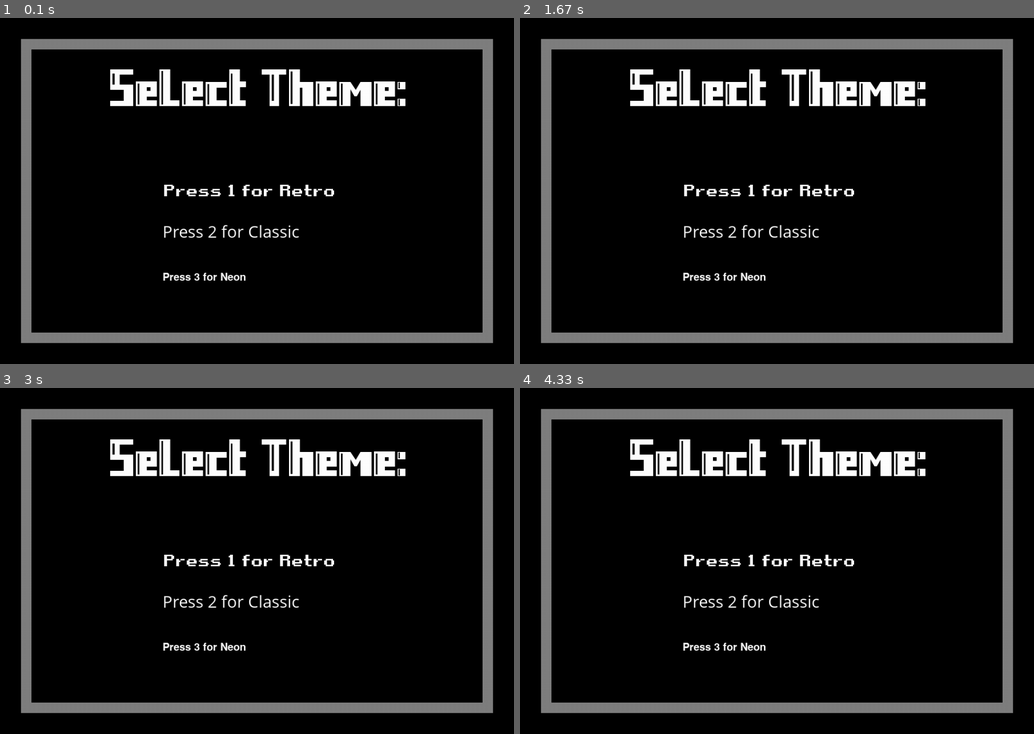
Above: before the commit, frames 1-4 (two rows, left to right).
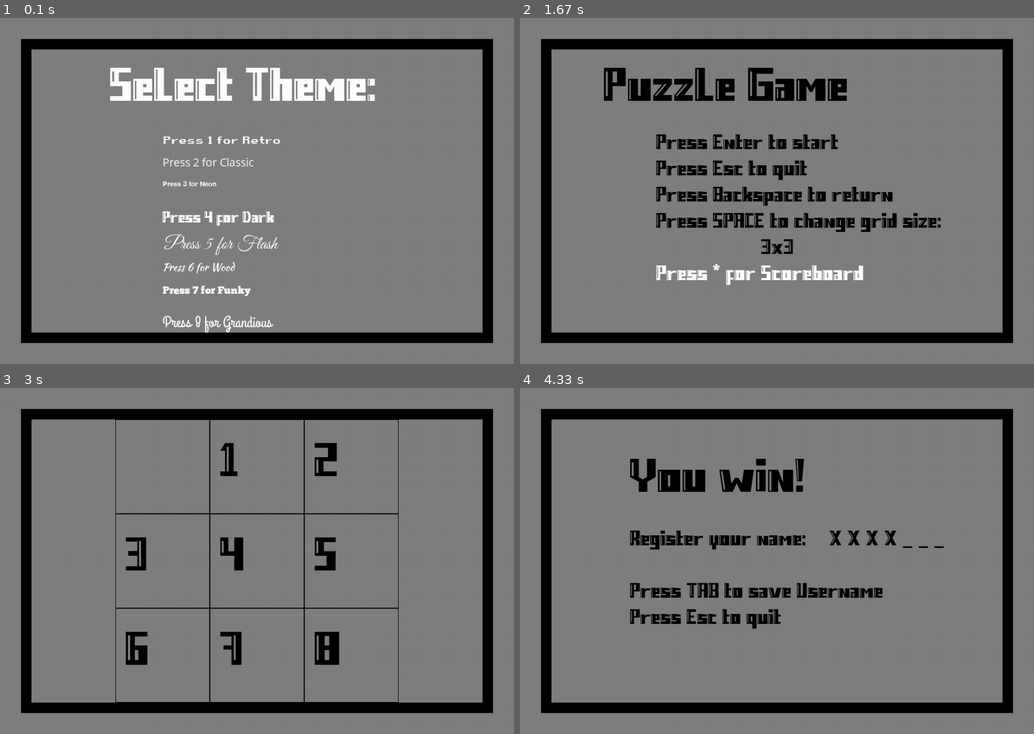
Above: after the commit, the same moments.

Repository: hugo-andriamaromanana/puzzle
Game: pygame game, started from main.py
Same seed, same stepped clock (60 frames per second), same inputs: the game is played once before the commit and once after it.
Inputs:
- Up to frame 1 (0.1 s): no input
- Up to frame 2 (1.67 s): tap 4 at 0.33 s; tap * at 0.67 s; hold Tab 1-1.47 s
- Up to frame 3 (3 s): tap Enter at 2.1 s; tap Space at 2.98 s
- Up to frame 4 (4.33 s): tap X at 3.32, 3.72, 4.02, 4.27 s

The runs differ from the first frame. In frame 1, 99% of the frame differs, in the area x 0-100%, y 0-100%; in frame 2, 96%; in frame 3, 98%; in frame 4, 97%.

Commit message:
[ADD] 6 more themes, README

Diff:
--- a/colors.py
+++ b/colors.py
@@ -27,5 +27,10 @@
     'LIGHT_PINK': (255, 192, 203),
     'LIGHT_GREY': (211, 211, 211),
     'WEIRD_GREEN': (196, 207, 161),
-    'WEIRD_GREY': (65, 65, 65)
+    'WEIRD_GREY': (65, 65, 65),
+    'GOLD': (255, 215, 0),
+    'SILVER': (192, 192, 192),
+    'BRONZE': (205, 127, 50),
+    'WOOD': (139, 69, 19),
+    'WOOD2': (210, 105, 30),
 }
--- a/display.py
+++ b/display.py
@@ -1,7 +1,7 @@
 from pygame_functions import *
 from colors import COLORS
 import os
-from data import settings, scores
+from data import settings
 import math
 
 pygame.init()
@@ -36,14 +36,50 @@
         }
     },
     'DARK': {
-        'BACKGROUND': COLORS['BLACK'],
-        'BORDER': COLORS['GREY'],
-        'FONTS': {
-            'SMOL': pygame.font.Font(os.path.join('fonts', 'Retrolab.ttf'), 20),
-            'DEFAULT': pygame.font.Font(os.path.join('fonts', 'Retrolab.ttf'), 30),
-            'BIG': pygame.font.Font(os.path.join('fonts', 'Retrolab.ttf'), 100)
-        }
-    },
+        'BACKGROUND': COLORS['GREY'],
+        'BORDER': COLORS['BLACK'],
+        'FONTS': {
+            'SMOL': pygame.font.Font(os.path.join('fonts', 'Retrolab.ttf'), 30),
+            'DEFAULT': pygame.font.Font(os.path.join('fonts', 'Retrolab.ttf'), 40),
+            'BIG': pygame.font.Font(os.path.join('fonts', 'Retrolab.ttf'), 90)
+        }
+    },
+    'FLASH':{
+        'BACKGROUND': COLORS['GOLD'],
+        'BORDER': COLORS['SILVER'],
+        'FONTS': {
+            'SMOL': pygame.font.Font(os.path.join('fonts', 'Flash.otf'), 35),
+            'DEFAULT': pygame.font.Font(os.path.join('fonts', 'Flash.otf'), 50),
+            'BIG': pygame.font.Font(os.path.join('fonts', 'Flash.otf'), 100)
+        }
+    },
+    'WOOD':{
+        'BACKGROUND': COLORS['WOOD'],
+        'BORDER': COLORS['WOOD2'],
+        'FONTS': {
+            'SMOL': pygame.font.Font(os.path.join('fonts', 'Wood.otf'), 20),
+            'DEFAULT': pygame.font.Font(os.path.join('fonts', 'Wood.otf'), 30),
+            'BIG': pygame.font.Font(os.path.join('fonts', 'Wood.otf'), 80)
+        }
+    },
+    'FUNKY':{
+        'BACKGROUND': COLORS['GREEN'],
+        'BORDER': COLORS['RED'],
+        'FONTS': {
+            'SMOL': pygame.font.Font(os.path.join('fonts', 'Funky.otf'), 20),
+            'DEFAULT': pygame.font.Font(os.path.join('fonts', 'Funky.otf'), 30),
+            'BIG': pygame.font.Font(os.path.join('fonts', 'Funky.otf'), 80)
+        }
+    },
+    'GRANDIOUS':{
+        'BACKGROUND': COLORS['GOLD'],
+        'BORDER': COLORS['BRONZE'],
+        'FONTS': {
+            'SMOL': pygame.font.Font(os.path.join('fonts', 'Grandious.otf'), 30),
+            'DEFAULT': pygame.font.Font(os.path.join('fonts', 'Grandious.otf'), 40),
+            'BIG': pygame.font.Font(os.path.join('fonts', 'Grandious.otf'), 90)
+        }
+    }
 }
 
 
@@ -64,13 +100,22 @@
     GAME_DISPLAY.fill(theme['BACKGROUND'])
     GAME_DISPLAY.blit(fonts['BIG'].render(
         'Select Theme:', True, COLORS['WHITE']), (150, 10))
-    GAME_DISPLAY.blit(THEME['RETRO']['FONTS']['DEFAULT'].render(
-        'Press 1 for Retro', True, COLORS['WHITE']), (250, 250))
-    GAME_DISPLAY.blit(THEME['CLASSIC']['FONTS']['DEFAULT'].render(
-        'Press 2 for Classic', True, COLORS['WHITE']), (250, 325))
-    GAME_DISPLAY.blit(THEME['NEON']['FONTS']['DEFAULT'].render(
-        'Press 3 for Neon', True, COLORS['WHITE']), (250, 425))
-
+    GAME_DISPLAY.blit(THEME['RETRO']['FONTS']['SMOL'].render(
+        'Press 1 for Retro', True, COLORS['WHITE']), (250, 160))
+    GAME_DISPLAY.blit(THEME['CLASSIC']['FONTS']['SMOL'].render(
+        'Press 2 for Classic', True, COLORS['WHITE']), (250, 200))
+    GAME_DISPLAY.blit(THEME['NEON']['FONTS']['SMOL'].render(
+        'Press 3 for Neon', True, COLORS['WHITE']), (250, 250))
+    GAME_DISPLAY.blit(THEME['DARK']['FONTS']['SMOL'].render(
+        'Press 4 for Dark', True, COLORS['WHITE']), (250, 300))
+    GAME_DISPLAY.blit(THEME['FLASH']['FONTS']['SMOL'].render(
+        'Press 5 for Flash', True, COLORS['WHITE']), (250, 350))
+    GAME_DISPLAY.blit(THEME['WOOD']['FONTS']['SMOL'].render(
+        'Press 6 for Wood', True, COLORS['WHITE']), (250, 400))
+    GAME_DISPLAY.blit(THEME['FUNKY']['FONTS']['SMOL'].render(
+        'Press 7 for Funky', True, COLORS['WHITE']), (250, 450))
+    GAME_DISPLAY.blit(THEME['GRANDIOUS']['FONTS']['SMOL'].render(
+        'Press 8 for Grandious', True, COLORS['WHITE']), (250, 500))
 
 def draw_menu(current_theme):
     theme = THEME[current_theme]
@@ -109,9 +154,9 @@
     active_font = fonts[dynamic_font_size]
     SCREEN.fill(theme['BACKGROUND'])
     SCREEN.blit(RECTANGLE, (40, 40))
-    SCREEN.blit(fonts['DEFAULT'].render(
+    SCREEN.blit(fonts['SMOL'].render(
         'Press TAB to shuffle', True, COLORS['BLACK']), (10, 5))
-    SCREEN.blit(fonts['DEFAULT'].render(
+    SCREEN.blit(fonts['SMOL'].render(
         'Press SPACE to quick solve', True, COLORS['BLACK']), (450, 5))
     RECTANGLE.fill(theme['BORDER'])
     RECTANGLE.blit(GAME_DISPLAY, (20, 20))
--- a/keydowns.py
+++ b/keydowns.py
@@ -28,16 +28,6 @@
         return True
 
 
-def X_KEYDOWN(event):
-    if event.type == pygame.KEYDOWN and event.key == pygame.K_x:
-        return True
-
-
-def S_KEYDOWN(event):
-    if event.type == pygame.KEYDOWN and event.key == pygame.K_s:
-        return True
-
-
 def TAB_KEYDOWN(event):
     if event.type == pygame.KEYDOWN and event.key == pygame.K_TAB:
         return True
--- a/main.py
+++ b/main.py
@@ -38,6 +38,8 @@
                     score = add_score(score)
                 if not check_win(game_grid, WINNING_POS):
                     state = 'Win'
+                if BACKSPACE_KEYDOWN(event):
+                    state = 'Menu'
                 if TAB_KEYDOWN(event):
                     game_grid = shuffle_grid(game_grid)
                     score = 0
--- a/pygame_functions.py
+++ b/pygame_functions.py
@@ -89,7 +89,6 @@
 
 
 def shuffle_grid(game_grid):
-    # Starting from the last tile, swap it with a random tile before it
     for i in range(len(game_grid)-1, 0, -1):
         j = random.randint(0, i)
         game_grid[i], game_grid[j] = game_grid[j], game_grid[i]
--- a/state.py
+++ b/state.py
@@ -16,6 +16,16 @@
         current_theme = 'CLASSIC'
     if event.type == pygame.KEYDOWN and event.unicode == '3':
         current_theme = 'NEON'
+    if event.type == pygame.KEYDOWN and event.unicode == '4':
+        current_theme = 'DARK'
+    if event.type == pygame.KEYDOWN and event.unicode == '5':
+        current_theme = 'FLASH'
+    if event.type == pygame.KEYDOWN and event.unicode == '6':
+        current_theme = 'WOOD'
+    if event.type == pygame.KEYDOWN and event.unicode == '7':
+        current_theme = 'FUNKY'
+    if event.type == pygame.KEYDOWN and event.unicode == '8':
+        current_theme = 'GRANDIOUS'
     return current_theme
 
 
Not shown, changed: README.md
Binary file added: fonts/Flash.otf
Binary file added: fonts/Funky.otf
Binary file added: fonts/Grandious.otf
Binary file added: fonts/Wood.otf
